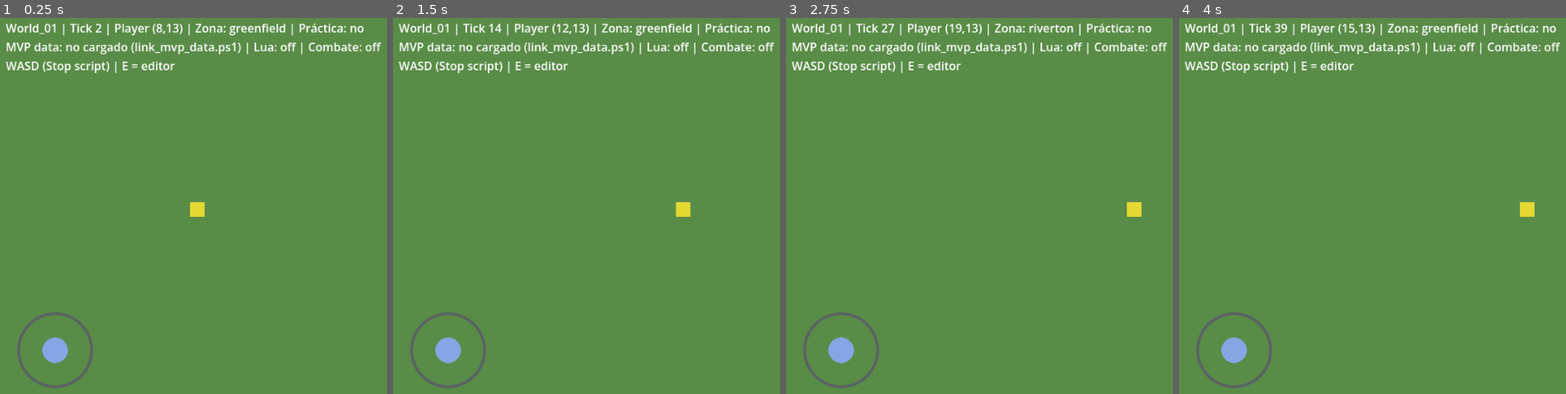
Above: before the commit, frames 1-4 (left to right).
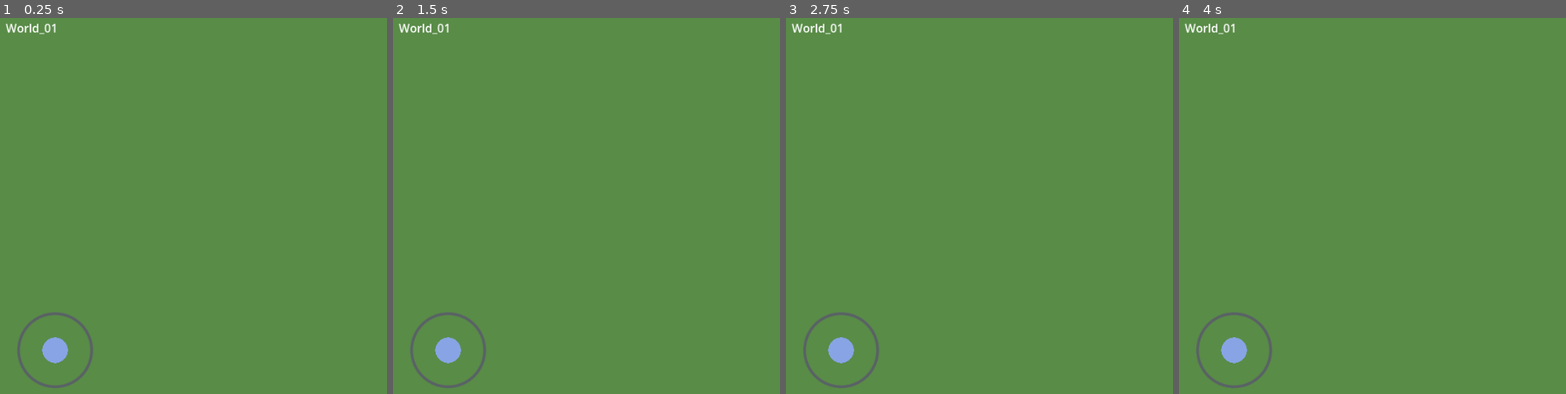
Above: after the commit, the same moments.

Repository: rpglearndev/rpglearn
Game: Godot game, scene res://scenes/world/world_01.tscn
Same seed, same stepped clock (60 frames per second), same inputs: the game is played once before the commit and once after it.
Inputs (mouse positions are in pixels of both pictures, inside the frame that each line leads up to):
- Up to frame 1 (0.25 s): no input
- Up to frame 2 (1.5 s): tap Enter at 0.5 s; drag from (447, 348) to (outside the picture) at 0.52 s; drag from (601, 228) to (706, 288) at 1.27 s
- Up to frame 3 (2.75 s): tap Space at 2 s; move the mouse to (outside the picture) at 2.02 s; hold D from 2.03 s (still down)
- Up to frame 4 (4 s): release D at 2.75 s; tap Enter at 2.75 s; drag from (1492, 288) to (1318, 149) at 2.77 s; tap Space at 3.5 s; move the mouse to (outside the picture) at 3.52 s; hold A from 3.53 s (still down)

The runs differ from the first frame. In frame 1, 2.8% of the frame differs, in the area x 1-99%, y 1-53%; in frame 2, 2.8%; in frame 3, 2.8%; in frame 4, 2.8%.
Error after the commit: Parse Error: Cannot infer the type of "mob_id" variable because the value doesn't have a set type. (res://scripts/world/mob_visual_spawner.gd:17)

Commit message:
fix(client): show mob placeholder sprites on World_01 map
Co-authored-by: Cursor <cursoragent@cursor.com>

Diff:
--- a/client/godot/scenes/world/world_01.gd
+++ b/client/godot/scenes/world/world_01.gd
@@ -11,6 +11,7 @@
 const _LuaScriptRunner := preload("res://scripts/lua/lua_script_runner.gd")
 const _LuaEditorController := preload("res://scripts/ui/lua_editor_controller.gd")
 const _WorldCombatBootstrap := preload("res://scripts/combat/world_combat_bootstrap.gd")
+const _MobVisualSpawner := preload("res://scripts/world/mob_visual_spawner.gd")
 const TILE_SIZE := 32
 
 @onready var _ground: TileMapLayer = $Ground
@@ -29,6 +30,7 @@
 var _zone_map = null
 var _lua_runner = null
 var _editor_ctrl = null
+var _mob_visuals = null
 
 
 func _ready() -> void:
@@ -38,8 +40,10 @@
 	world = _TickWorld.new(walkability)
 	_manual_input = _ManualTickInput.new()
 	world.set_entity_position(&"player", Vector2i(8, 13))
+	_mob_visuals = _MobVisualSpawner.new()
 	if MvpData.is_loaded():
 		_WorldCombatBootstrap.attach(world, MvpData.store)
+		_mob_visuals.build(_entities, world, world.combat, TILE_SIZE)
 	world.tick_processed.connect(_on_tick_processed)
 	_runner = _TickWorldRunner.new()
 	_runner.world = world
@@ -47,7 +51,7 @@
 	_entities.y_sort_enabled = true
 	_player.texture = _load_player_texture()
 	_setup_camera_limits()
-	_sync_player_visual()
+	_sync_entity_visuals()
 	if _joystick.has_signal("cardinal_changed"):
 		_joystick.cardinal_changed.connect(_on_joystick_cardinal)
 	_lua_runner = _LuaScriptRunner.new()
@@ -78,7 +82,7 @@
 					_lua_editor.log_console(_editor_ctrl.on_script_runtime_error(raw))
 	elif _editor_ctrl.allows_manual_tick():
 		_manual_input.on_tick_processed(world, &"player")
-	_sync_player_visual()
+	_sync_entity_visuals()
 	_refresh_hud()
 
 
@@ -88,10 +92,12 @@
 	_sync_camera_position()
 
 
-func _sync_player_visual() -> void:
+func _sync_entity_visuals() -> void:
 	var cell: Vector2i = world.get_entity_position(&"player")
 	_player.position = Vector2(cell.x * TILE_SIZE + TILE_SIZE / 2, cell.y * TILE_SIZE + TILE_SIZE / 2)
 	_player.z_index = int(_player.position.y)
+	if _mob_visuals != null:
+		_mob_visuals.sync(world, world.combat, TILE_SIZE)
 	_sync_camera_position()
 
 
@@ -137,11 +143,15 @@
 
 func _combat_hud_line() -> String:
 	if world.combat == null:
-		return "Combate: off"
+		return "Combate: off (link_mvp_data.ps1)"
 	var hp: int = world.combat.get_hp(&"player")
 	var xp: int = world.combat.get_player_xp()
 	var gold: int = world.combat.get_player_gold()
-	return "HP %d | XP %d | Oro %d" % [hp, xp, gold]
+	var alive := 0
+	for id: StringName in world.combat.list_mob_entity_ids():
+		if world.combat.is_entity_alive(id):
+			alive += 1
+	return "HP %d | XP %d | Oro %d | Mobs %d" % [hp, xp, gold, alive]
 
 
 func _mvp_data_hud_line() -> String:
--- a/client/godot/scripts/combat/combat_system.gd
+++ b/client/godot/scripts/combat/combat_system.gd
@@ -70,6 +70,25 @@
 func get_hp(entity_id: StringName) -> int:
 	var ec: EntityCombat = _entities.get(entity_id)
 	return ec.hp if ec != null else 0
+
+
+func get_mob_id(entity_id: StringName) -> String:
+	var ec: EntityCombat = _entities.get(entity_id)
+	return ec.mob_id if ec != null else ""
+
+
+func is_entity_alive(entity_id: StringName) -> bool:
+	var ec: EntityCombat = _entities.get(entity_id)
+	return ec != null and ec.is_alive()
+
+
+func list_mob_entity_ids() -> Array[StringName]:
+	var ids: Array[StringName] = []
+	for key in _entities:
+		var ec: EntityCombat = _entities[key]
+		if not ec.is_player:
+			ids.append(key)
+	return ids
 
 
 func get_player_xp() -> int:
--- a/client/godot/scripts/world/mixel_sprite_loader.gd
+++ b/client/godot/scripts/world/mixel_sprite_loader.gd
@@ -37,3 +37,24 @@
 	if image.get_width() > frame_w:
 		image = image.get_region(Rect2i(0, 0, frame_w, mini(frame_w, image.get_height())))
 	return ImageTexture.create_from_image(image)
+
+
+static func mob_placeholder(mob_id: String) -> Texture2D:
+	var color := Color(0.45, 0.85, 0.35)
+	match mob_id:
+		"mob_slime":
+			color = Color(0.35, 0.92, 0.45)
+		"mob_wolf":
+			color = Color(0.55, 0.55, 0.6)
+		"mob_bandit":
+			color = Color(0.85, 0.35, 0.3)
+	var size := 22
+	var img := Image.create(size, size, false, Image.FORMAT_RGBA8)
+	img.fill(Color(0, 0, 0, 0))
+	var center := Vector2i(size / 2, size / 2)
+	var radius := size / 2 - 2
+	for y in size:
+		for x in size:
+			if Vector2i(x, y).distance_to(center) <= float(radius):
+				img.set_pixel(x, y, color)
+	return ImageTexture.create_from_image(img)
--- /dev/null
+++ b/client/godot/scripts/world/mob_visual_spawner.gd
@@ -0,0 +1,46 @@
+class_name MobVisualSpawner
+extends RefCounted
+## Sprites de mobs en el mapa (US-020 visibilidad; arte final US-021).
+
+const MixelSpriteLoader := preload("res://scripts/world/mixel_sprite_loader.gd")
+
+var _sprites: Dictionary = {}
+
+
+func build(parent: Node2D, world, combat, tile_size: int) -> void:
+	clear(parent)
+	if combat == null:
+		return
+	for entity_id: StringName in combat.list_mob_entity_ids():
+		var sprite := Sprite2D.new()
+		sprite.name = str(entity_id)
+		var mob_id := combat.get_mob_id(entity_id)
+		sprite.texture = MixelSpriteLoader.mob_placeholder(mob_id)
+		parent.add_child(sprite)
+		_sprites[entity_id] = sprite
+	sync(world, combat, tile_size)
+
+
+func sync(world, combat, tile_size: int) -> void:
+	if combat == null:
+		return
+	for entity_id: StringName in _sprites:
+		var sprite: Sprite2D = _sprites[entity_id]
+		if not combat.is_entity_alive(entity_id):
+			sprite.visible = false
+			continue
+		sprite.visible = true
+		var cell: Vector2i = world.get_entity_position(entity_id)
+		sprite.position = Vector2(cell.x * tile_size + tile_size / 2, cell.y * tile_size + tile_size / 2)
+		sprite.z_index = int(sprite.position.y)
+
+
+func clear(parent: Node2D) -> void:
+	for key in _sprites:
+		var sprite: Sprite2D = _sprites[key]
+		if is_instance_valid(sprite):
+			sprite.queue_free()
+	_sprites.clear()
+	for child in parent.get_children():
+		if str(child.name).begins_with("mob_"):
+			child.queue_free()
